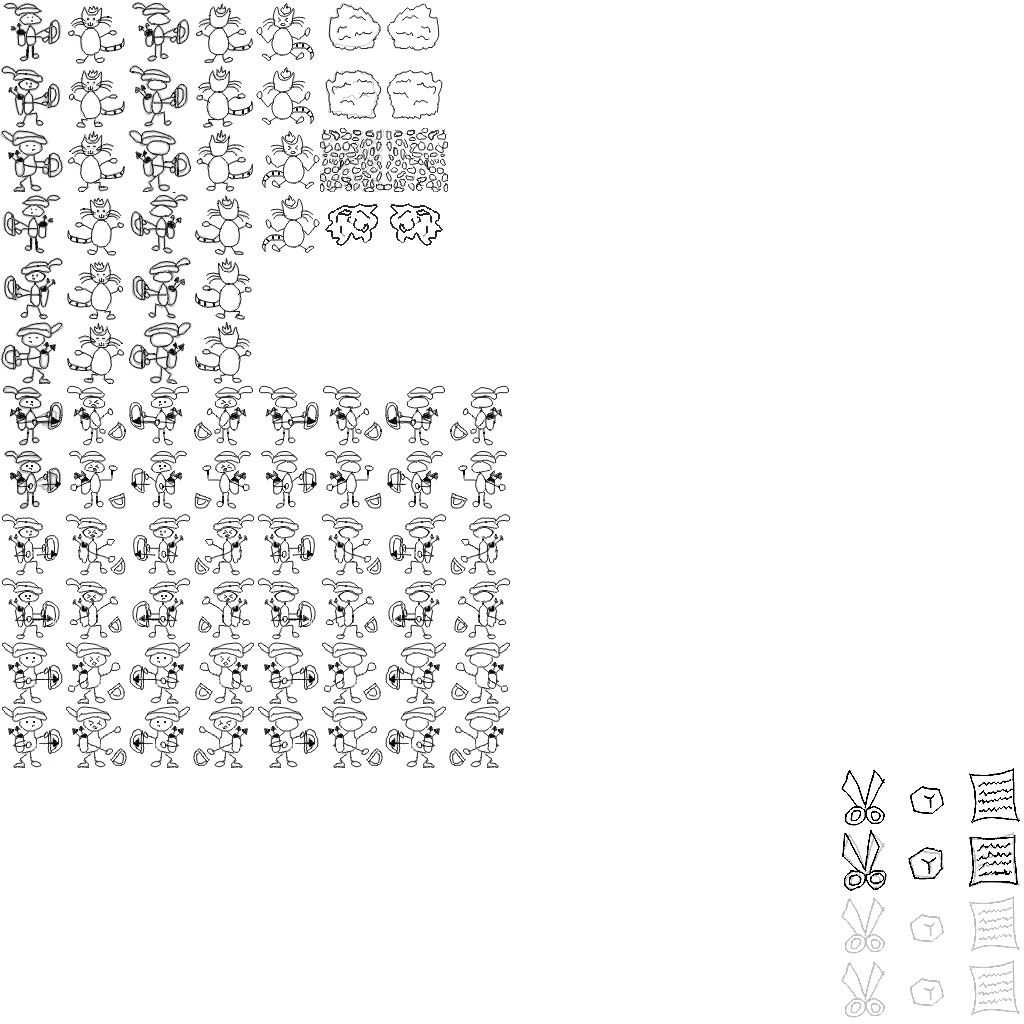
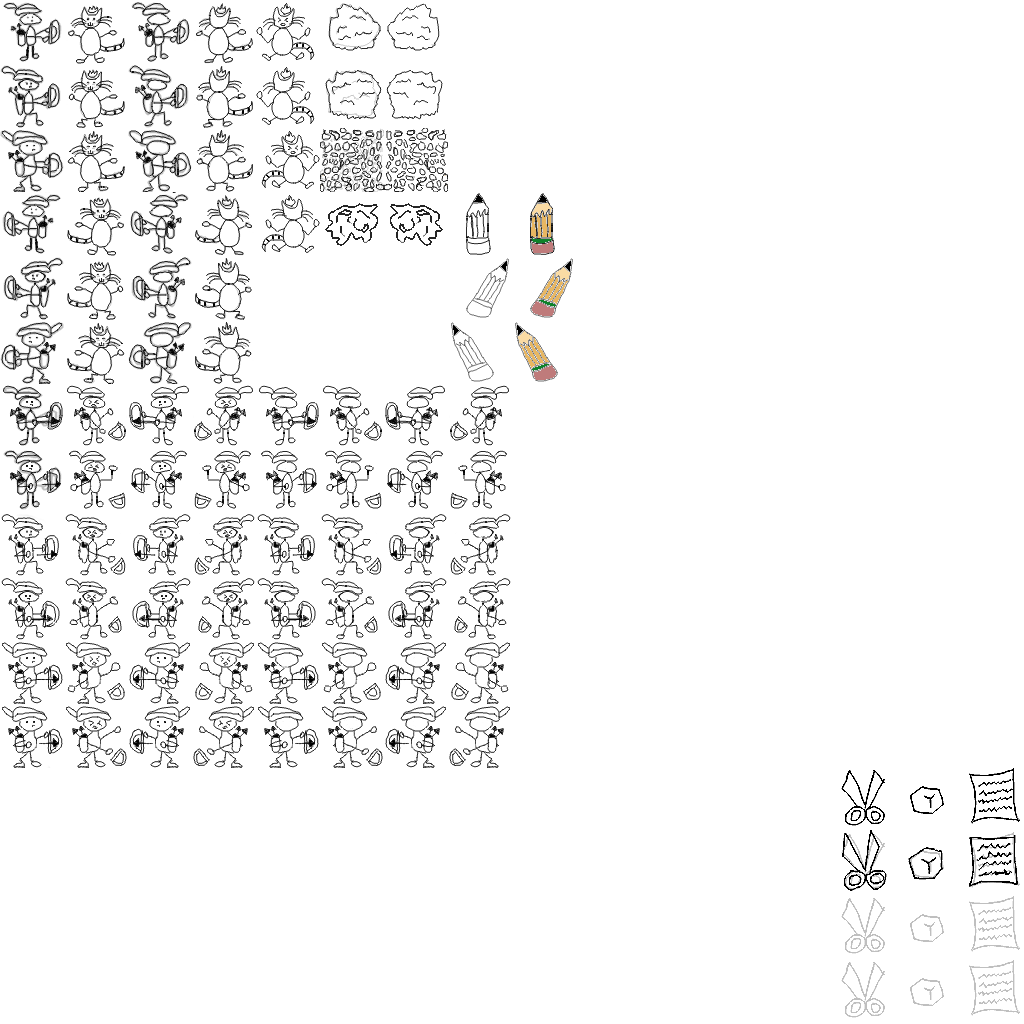
Comparing the layer stacks of the two 1024px x 1024px images. Changes:
painted on "Draw_Layer" over bbox(451, 193, 573, 382)
